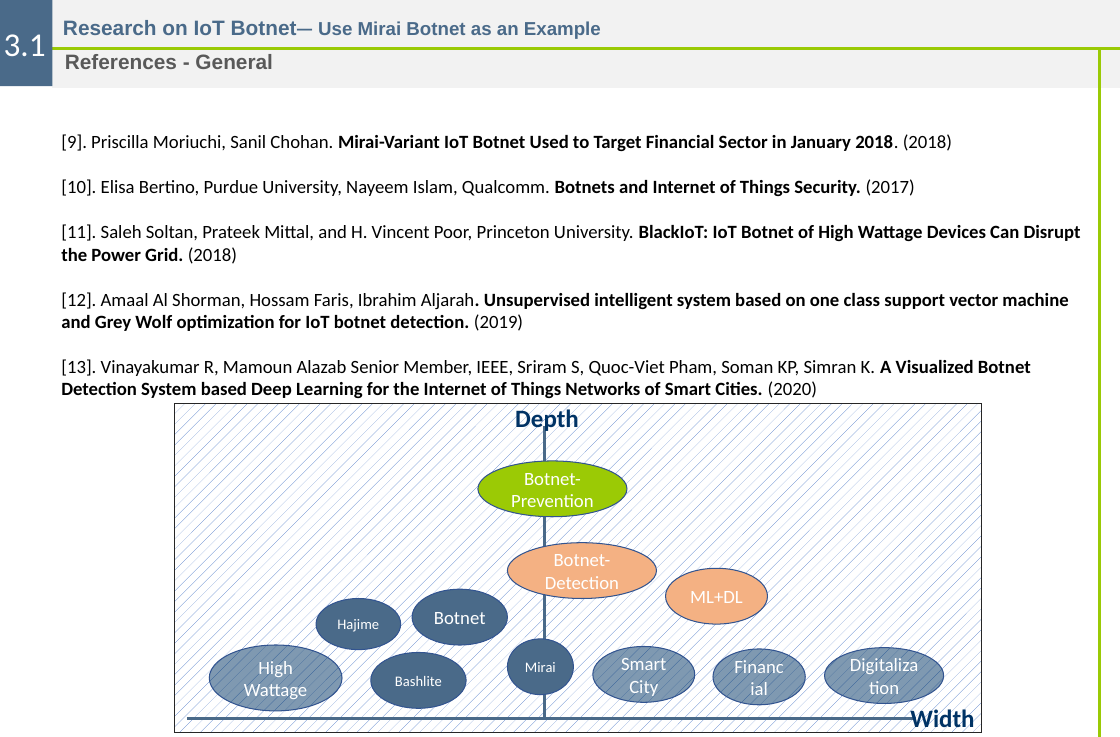
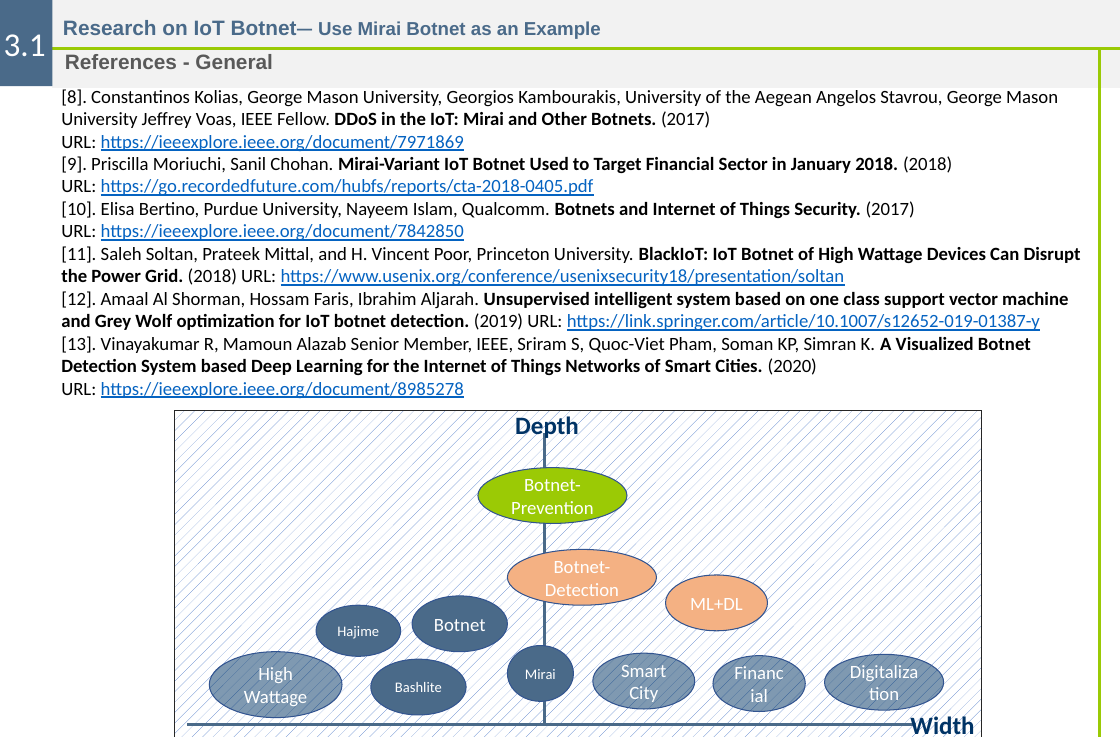
Before and after one commit to fangl94/SS21-IOT-Security, a slide deck: slide 7 of Midterm-Presentation/Presentation/Presentation-5-5-FL.pptx. Drawn at 1120x737 pixels with LibreOffice and Linux fonts; fonts in the diff are those of the drawing; background and template pictures are left out. Boxes give left, top, right and bottom in pixels: in the first picture for what was removed or moved away, otherwise in the second. Text is boxed around its words. In the diff, an @@ line names an element or a change of style, - is before the commit and + after.

Commit message:
Add Alpha version report

```diff
--- a/Midterm-Presentation/Presentation/Presentation-5-5-FL.pptx
+++ b/Midterm-Presentation/Presentation/Presentation-5-5-FL.pptx
@@ text at (61, 89, 1081, 398): text changed; bold off @@
-[9]. Priscilla Moriuchi, Sanil Chohan. Mirai-Variant IoT Botnet Used to Target Financial Sector in January 2018. (2018)
-[10]. Elisa Bertino, Purdue University, Nayeem Islam, Qualcomm. Botnets and Internet of Things Security. (2017)
-[11]. Saleh Soltan, Prateek Mittal, and H. Vincent Poor, Princeton University. BlackIoT: IoT Botnet of High Wattage Devices Can Disrupt the Power Grid. (2018)
-[12]. Amaal Al Shorman, Hossam Faris, Ibrahim Aljarah. Unsupervised intelligent system based on one class support vector machine and Grey Wolf optimization for IoT botnet detection. (2019)
-[13]. Vinayakumar R, Mamoun Alazab Senior Member, IEEE, Sriram S, Quoc-Viet Pham, Soman KP, Simran K. A Visualized Botnet Detection System based Deep Learning for the Internet of Things Networks of Smart Cities. (2020)
+[8]. Constantinos Kolias, George Mason University, Georgios Kambourakis, University of the Aegean Angelos Stavrou, George Mason University Jeffrey Voas, IEEE Fellow. DDoS in the IoT: Mirai and Other Botnets. (2017) URL: https://ieeexplore.ieee.org/document/7971869
+[9]. Priscilla Moriuchi, Sanil Chohan. Mirai-Variant IoT Botnet Used to Target Financial Sector in January 2018. (2018) URL: https://go.recordedfuture.com/hubfs/reports/cta-2018-0405.pdf
+[10]. Elisa Bertino, Purdue University, Nayeem Islam, Qualcomm. Botnets and Internet of Things Security. (2017) URL: https://ieeexplore.ieee.org/document/7842850
+[11]. Saleh Soltan, Prateek Mittal, and H. Vincent Poor, Princeton University. BlackIoT: IoT Botnet of High Wattage Devices Can Disrupt the Power Grid. (2018) URL: https://www.usenix.org/conference/usenixsecurity18/presentation/soltan
+[12]. Amaal Al Shorman, Hossam Faris, Ibrahim Aljarah. Unsupervised intelligent system based on one class support vector machine and Grey Wolf optimization for IoT botnet detection. (2019) URL: https://link.springer.com/article/10.1007/s12652-019-01387-y
+[13]. Vinayakumar R, Mamoun Alazab Senior Member, IEEE, Sriram S, Quoc-Viet Pham, Soman KP, Simran K. A Visualized Botnet Detection System based Deep Learning for the Internet of Things Networks of Smart Cities. (2020) URL: https://ieeexplore.ieee.org/document/8985278
@@ 11 ellipses, 2 texts, 2 lines, 1 rectangle: place and size @@
-11 ellipses, 2 texts, 2 lines, 1 rectangle at (174, 404, 981, 733)
+11 ellipses, 2 texts, 2 lines, 1 rectangle at (174, 410, 981, 737)
```
Also in this commit, not shown: 2 other slides changed, 15 other files.
